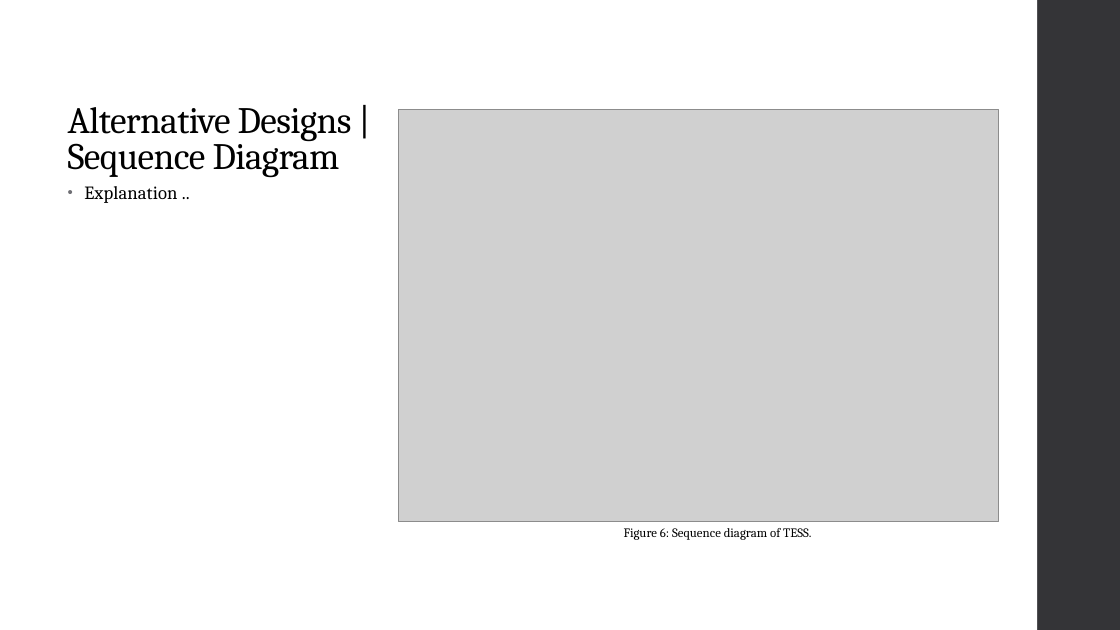
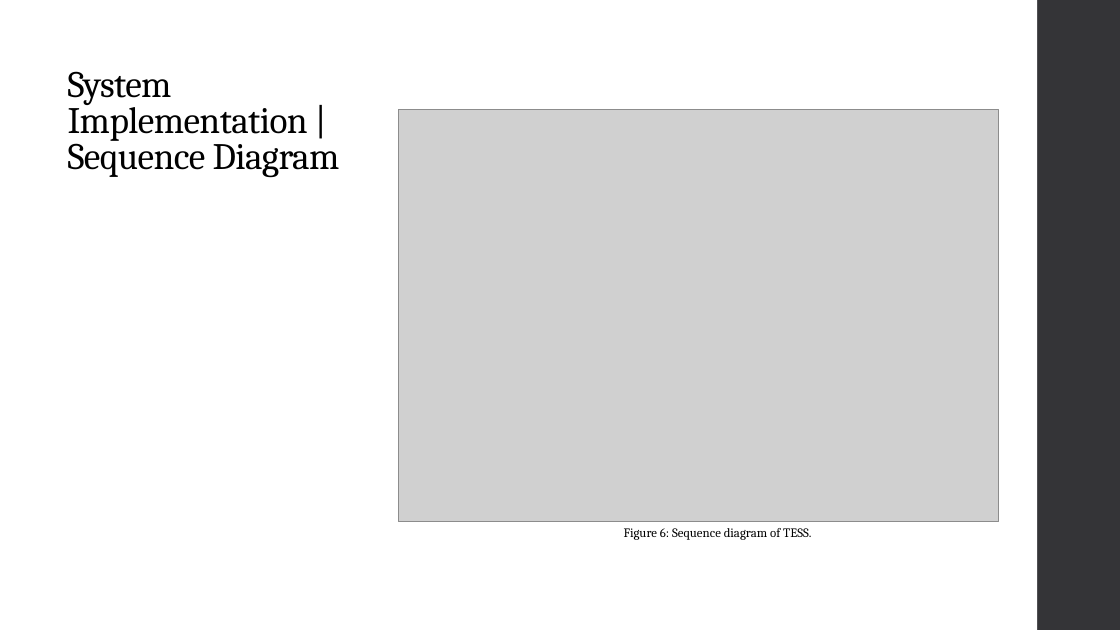
Before and after one commit to dakoval/Sudoku, a slide deck: slide 15 of Project Report/Final Project Report Presentation.pptx. Drawn at 1120x630 pixels with LibreOffice and Linux fonts; fonts in the diff are those of the drawing; grey boxes stand for pictures. Boxes give left, top, right and bottom in pixels: in the first picture for what was removed or moved away, otherwise in the second. Text is boxed around its words. In the diff, an @@ line names an element or a change of style, - is before the commit and + after.

```diff
--- a/Project Report/Final Project Report Presentation.pptx
+++ b/Project Report/Final Project Report Presentation.pptx
@@ title at <box>68,71,340,178</box>: text changed @@
-Alternative Designs | Sequence Diagram
+System Implementation | Sequence Diagram
@@ text removed at <box>84,186,177,203</box> @@
-• Explanation ..
```
Also in this commit, not shown: 9 other slides changed, 2 slides removed.
